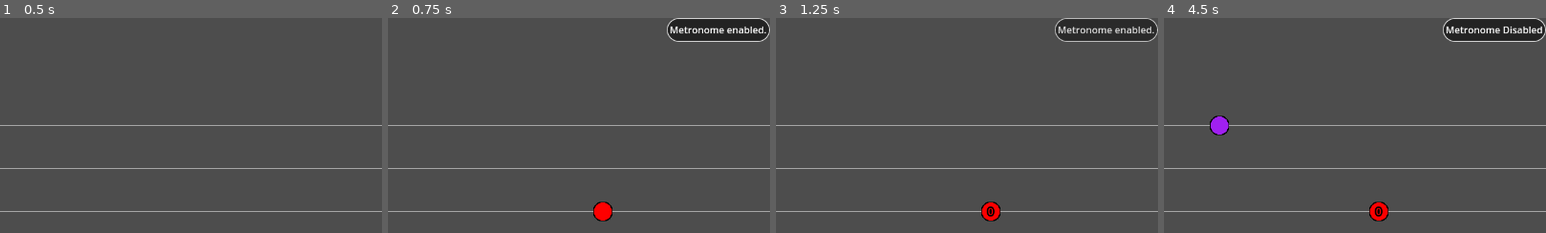
Above: before the commit, frames 1-4 (left to right).
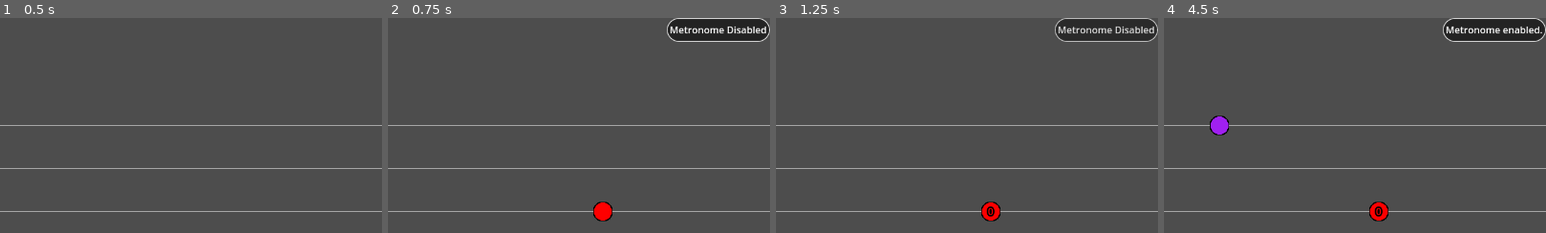
Above: after the commit, the same moments.

Repository: daredevil28/DemonForge
Game: Godot game, scene res://Assets/Scenes/game_scene.tscn
Two runs of this game, one before a commit and one after it. Both use one fixed random seed, a clock stepped at 60 frames per second and the inputs below. Sound files missing from this copy of the repository are replaced by a short silence.
Inputs (mouse positions are % of the whole screen's width and height, from its top left):
- Up to frame 1 (0.5 s): no input
- Up to frame 2 (0.75 s): tap Enter at 0.5 s; move the mouse to (72, 45) at 0.52 s; hold M (ToggleMetronome) from 0.53 s (still down); click (72, 45) at 0.67 s
- Up to frame 3 (1.25 s): keep holding M (ToggleMetronome)
- Up to frame 4 (4.5 s): release M (ToggleMetronome) at 1.25 s; tap Space (TogglePlay) at 1.25 s; drag from (30, 55) to (78, 45) at 1.27 s; click (21, 88) at 2 s; click (21, 88) at 2.75 s; click (21, 88) at 3.5 s; tap Enter at 4.25 s; move the mouse to (60, 28) at 4.27 s; hold M (ToggleMetronome) from 4.28 s (still down); right-click (60, 28) at 4.35 s; click (60, 28) at 4.42 s
The pictures show only the part of the screen within x 50-100%, y 0-50%; the shares and areas given below are measured in that part.

Frame 1 is identical in both runs. In frame 2, 0.2% of the frame differs, in the area x 88-99%, y 3-8%; in frame 3, 0.2%; in frame 4, 0.2%.

Commit message:
Fix wrong string in Metronome

Diff:
--- a/Assets/Scripts/metronome.gd
+++ b/Assets/Scripts/metronome.gd
@@ -11,8 +11,10 @@
 @onready var _metronome_high : AudioStreamPlayer = $MetronomeLow
 @onready var _metronome_low : AudioStreamPlayer = $MetronomeHigh
 
+
 func _init() -> void:
 	Global.metronome = self
+
 
 func _process(_delta: float) -> void:
 	if(GameManager.audio_player.playing && metronome_enabled):
@@ -25,10 +27,11 @@
 			else:
 				_metronome_high.play(0)
 
+
 func _input(event: InputEvent) -> void:
 	if(event.is_action_pressed("ToggleMetronome")):
 		if(metronome_enabled == true):
+			Global.notification_popup.play_notification(tr("NOTIFICATION_METRONOME_DISABLED"), 0.5)
+		if(metronome_enabled == false):
 			Global.notification_popup.play_notification(tr("NOTIFICATION_METRONOME_ENABLED"), 0.5)
-		if(metronome_enabled == false):
-			Global.notification_popup.play_notification(tr("NOTIFICATION_METRONOME_DISABLED"), 0.5)
 		metronome_enabled = !metronome_enabled
